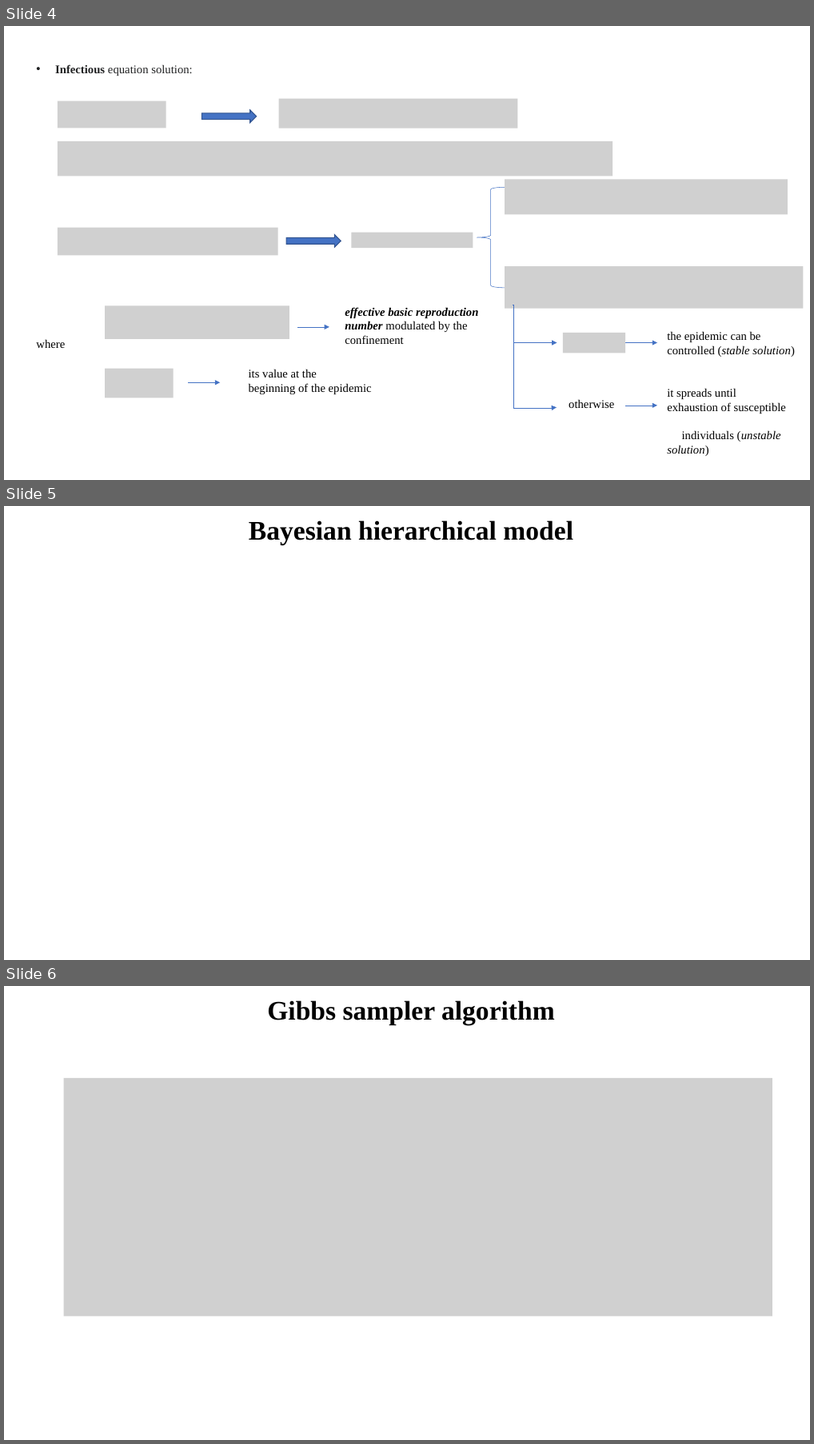
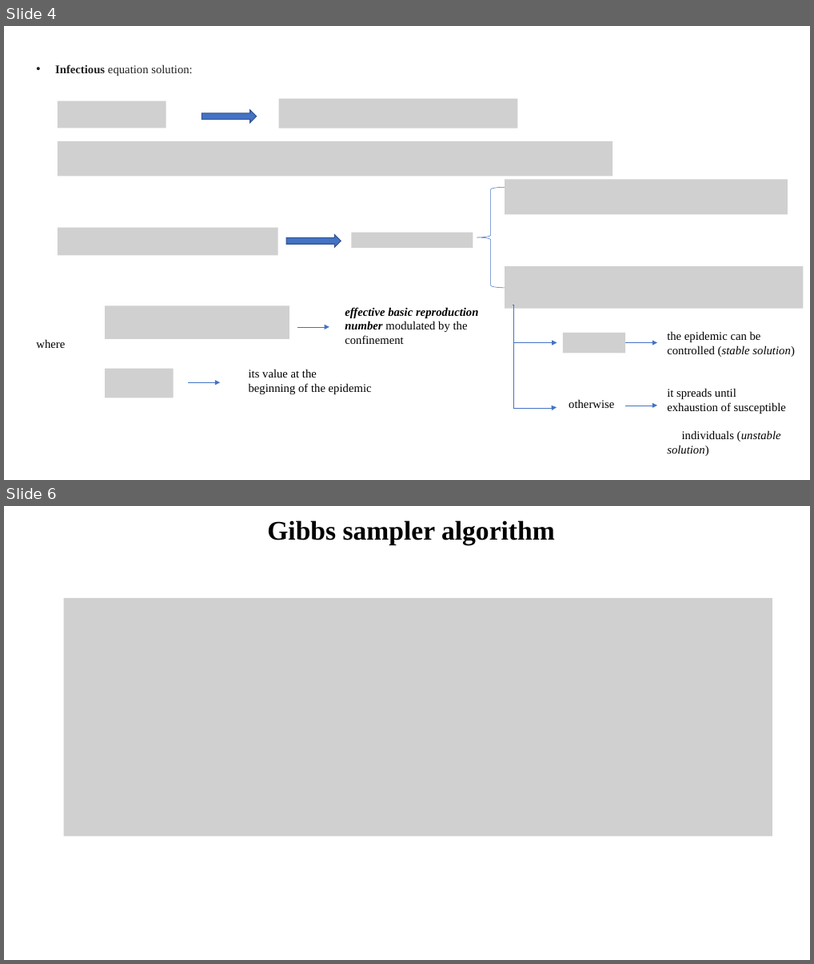
Before and after one commit to Nuelam9/Bayesian-inference-on-SCIR-epidemic-model, a slide deck: Advanced-statistics/ppt/Presentazione_opt_old.pptx. Shown one above the other, each under a label of ours: slides 4, 5 and 6 before the commit, slides 4 and 6 after it; the slides between them are not shown. The pictures are 814x1444 and 814x964 pixels, drawn with LibreOffice and Linux fonts; fonts in the diff are those of the drawing; grey boxes stand for pictures. Boxes give left, top, right and bottom in pixels: in the first picture for what was removed or moved away, otherwise in the second. Text is boxed around its words. In the diff, an @@ line names an element or a change of style, - is before the commit and + after.

```diff
--- a/Advanced-statistics/ppt/Presentazione_opt_old.pptx
+++ b/Advanced-statistics/ppt/Presentazione_opt_old.pptx
@@ slide 5 removed at [4, 506, 810, 960], background #FFFFFF @@
@@ title removed at [249, 520, 574, 545] @@
-Bayesian hierarchical model
```
Also in this commit, not shown: 1 slide added, 16 other files.
